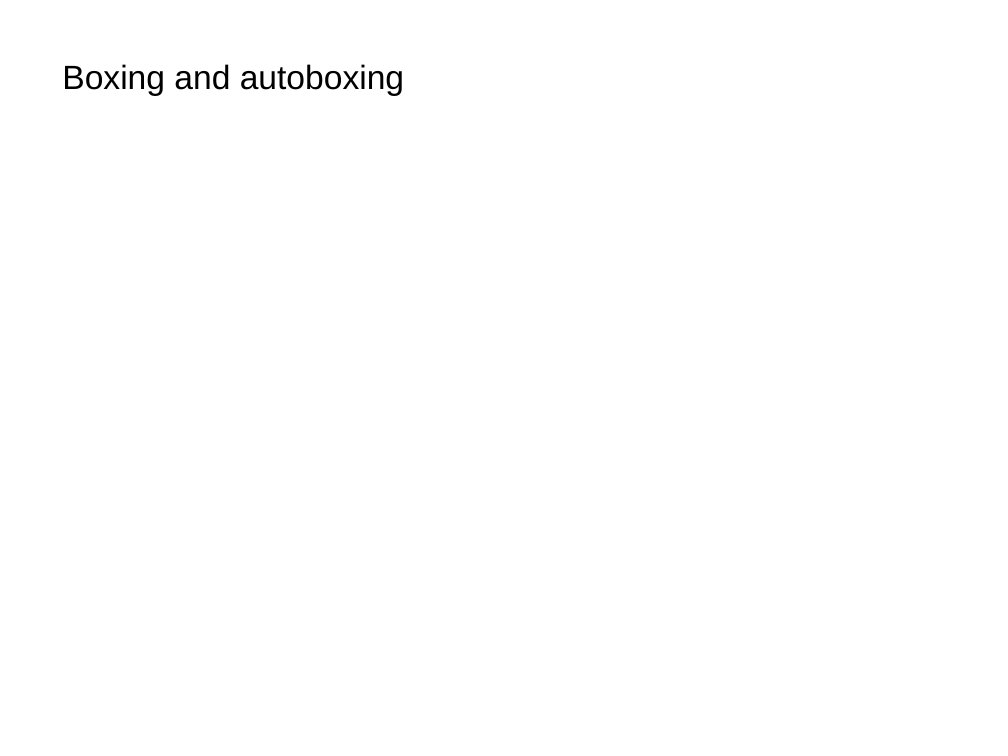
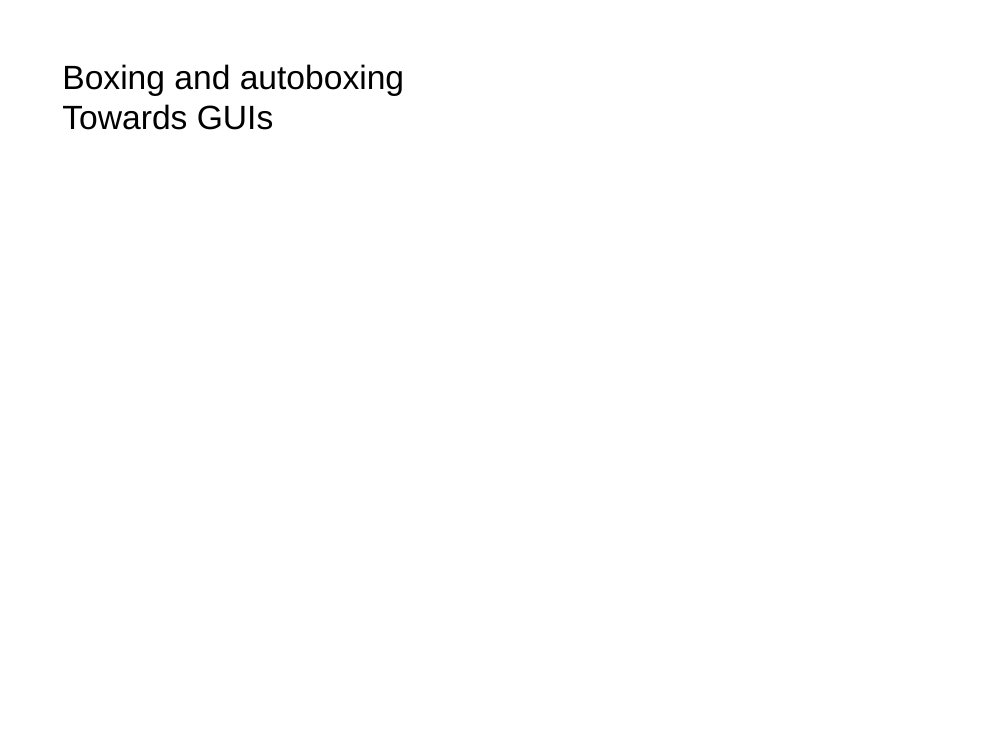
Before and after one commit to afodor/afodor.github.io, a slide deck: slide 1 of classes/prog2017/Prog3-Lecture10.ppt. Drawn at 1008x756 pixels with LibreOffice and Linux fonts; fonts in the diff are those of the drawing. Boxes give left, top, right and bottom in pixels: in the first picture for what was removed or moved away, otherwise in the second. Text is boxed around its words. In the diff, an @@ line names an element or a change of style, - is before the commit and + after.

```diff
--- a/classes/prog2017/Prog3-Lecture10.ppt
+++ b/classes/prog2017/Prog3-Lecture10.ppt
@@ text at bbox=[62, 104, 274, 130]: paragraph added @@
+Towards GUIs
```
Also in this commit, not shown: 1 other slide changed, 4 other files.
